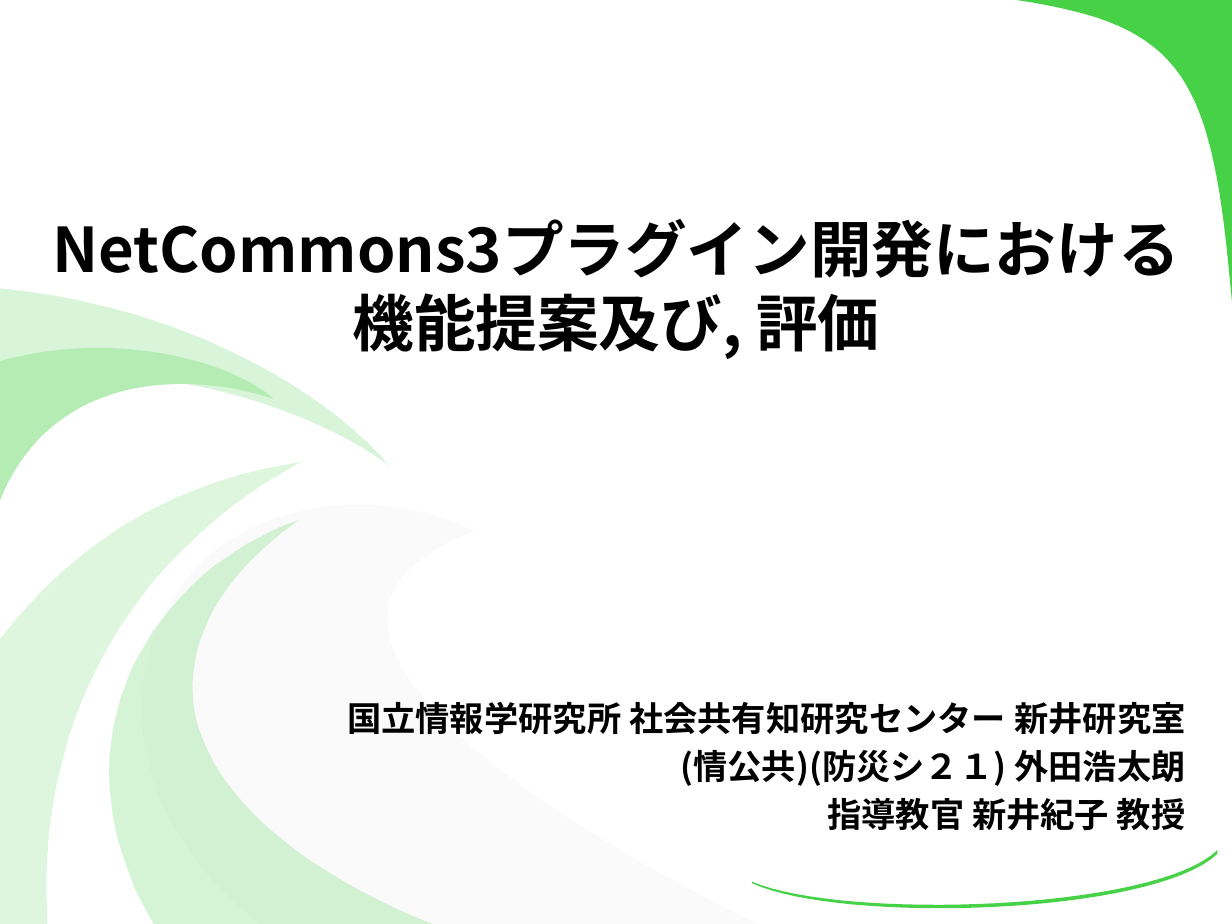
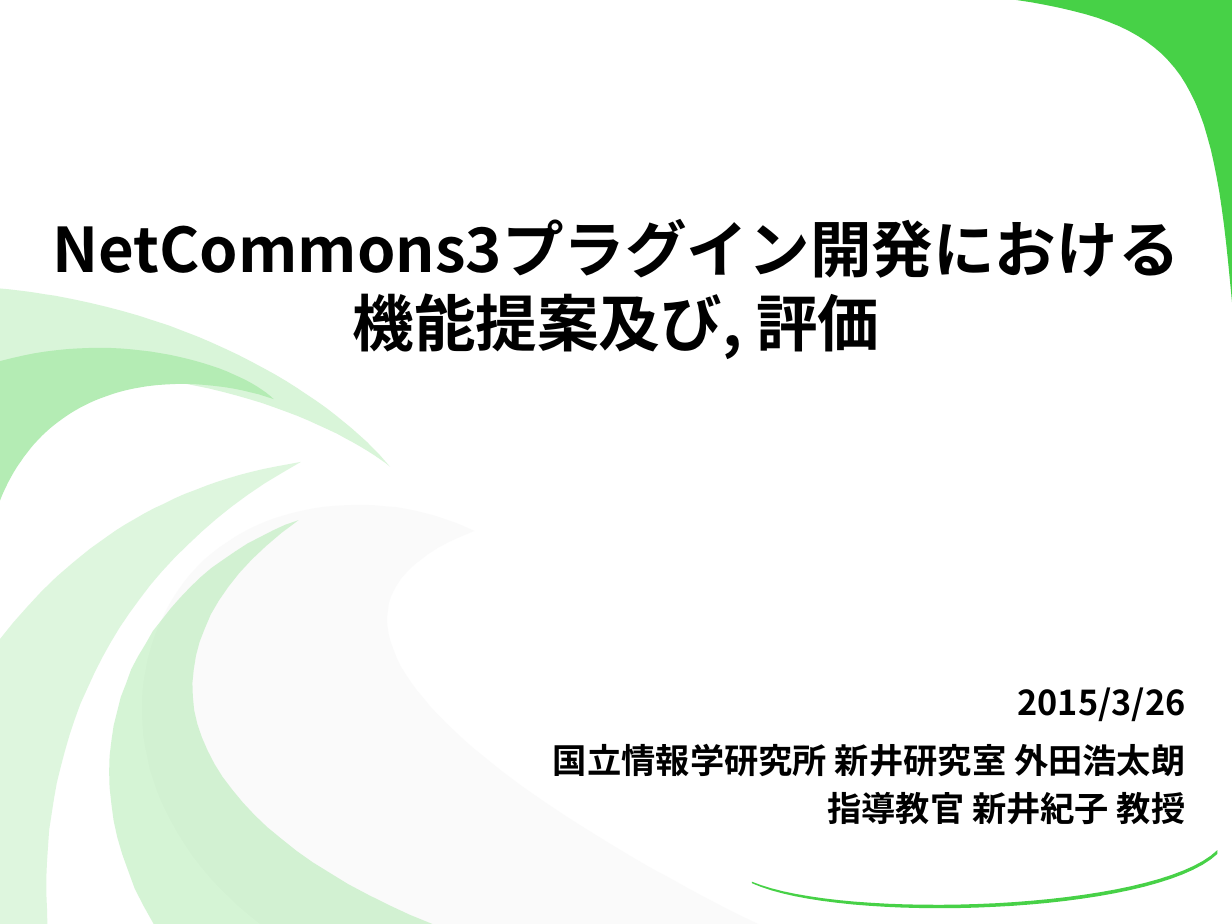
Before and after one commit to kotaro0717/Report-Management, a slide deck: slide 1 of 2.最終報告/3.発表資料/報告資料(最終).pptx. Drawn at 1232x924 pixels with LibreOffice and Linux fonts; fonts in the diff are those of the drawing. Boxes give left, top, right and bottom in pixels: in the first picture for what was removed or moved away, otherwise in the second. Text is boxed around its words. In the diff, an @@ line names an element or a change of style, - is before the commit and + after.

```diff
--- a/2.最終報告/3.発表資料/報告資料(最終).pptx
+++ b/2.最終報告/3.発表資料/報告資料(最終).pptx
@@ text "2015/3/26": place and size @@
-text "2015/3/26" at (347,702,1186,830)
+text "2015/3/26" at (553,687,1186,824)
@@ text at (553,687,1186,776): text changed @@
-国立情報学研究所 社会共有知研究センター 新井研究室
-(情公共)(防災シ２１) 外田浩太朗
+2015/3/26
+国立情報学研究所 新井研究室 外田浩太朗
```
Also in this commit, not shown: 31 other slides changed, 15 slides added, 11 slides removed, 6 other files.
